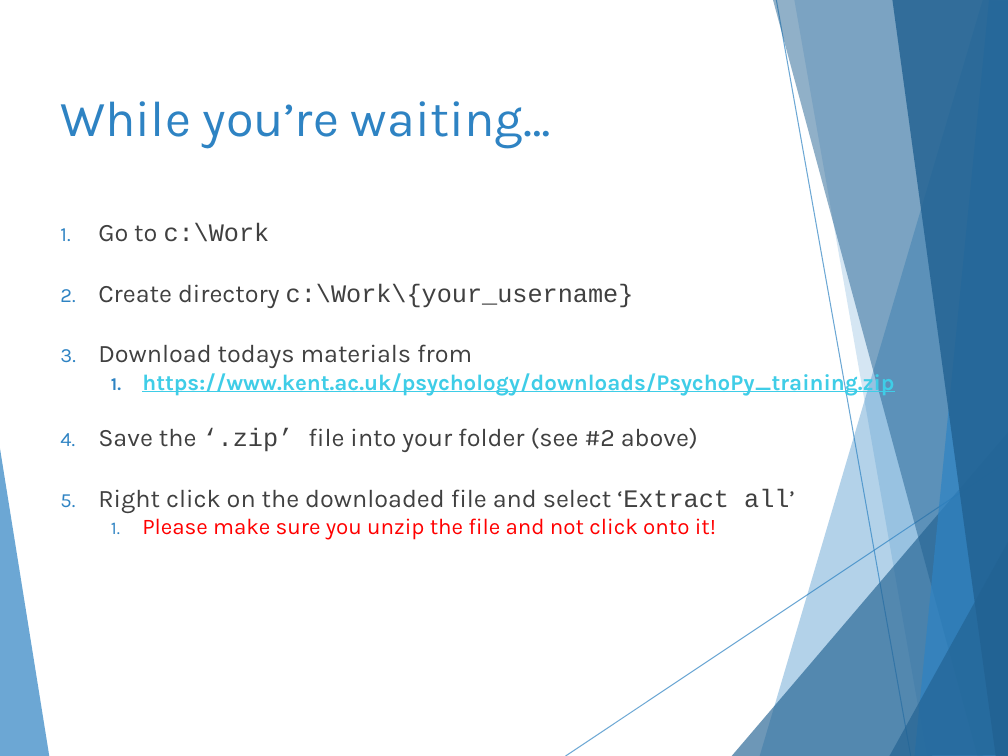
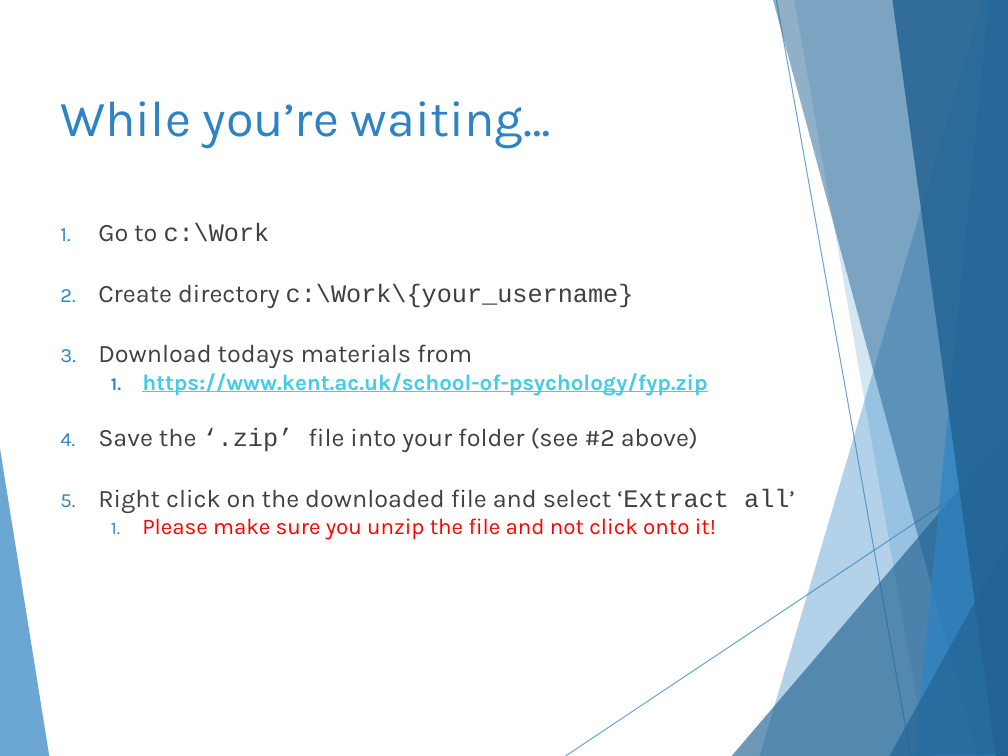
Before and after one commit to hlmpsy/psychopy_training, a slide deck: slide 2 of PsychoPy_FYP/PsychoPy.pptx. Drawn at 1008x756 pixels with LibreOffice and Linux fonts; fonts in the diff are those of the drawing. Boxes give left, top, right and bottom in pixels: in the first picture for what was removed or moved away, otherwise in the second. Text is boxed around its words. In the diff, an @@ line names an element or a change of style, - is before the commit and + after.

```diff
--- a/PsychoPy_FYP/PsychoPy.pptx
+++ b/PsychoPy_FYP/PsychoPy.pptx
@@ text at bbox=[142, 373, 707, 396]: text changed @@
-  1. https://www.kent.ac.uk/psychology/downloads/PsychoPy_training.zip
+  1. https://www.kent.ac.uk/school-of-psychology/fyp.zip
```
Also in this commit, not shown: 7 other slides changed, 1 other file.
